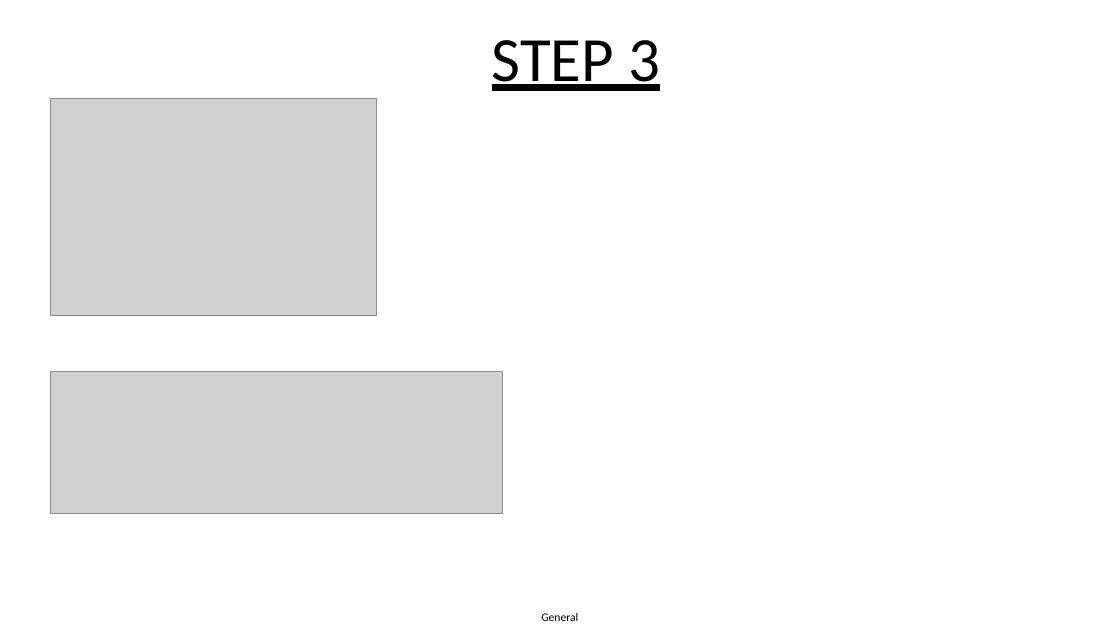
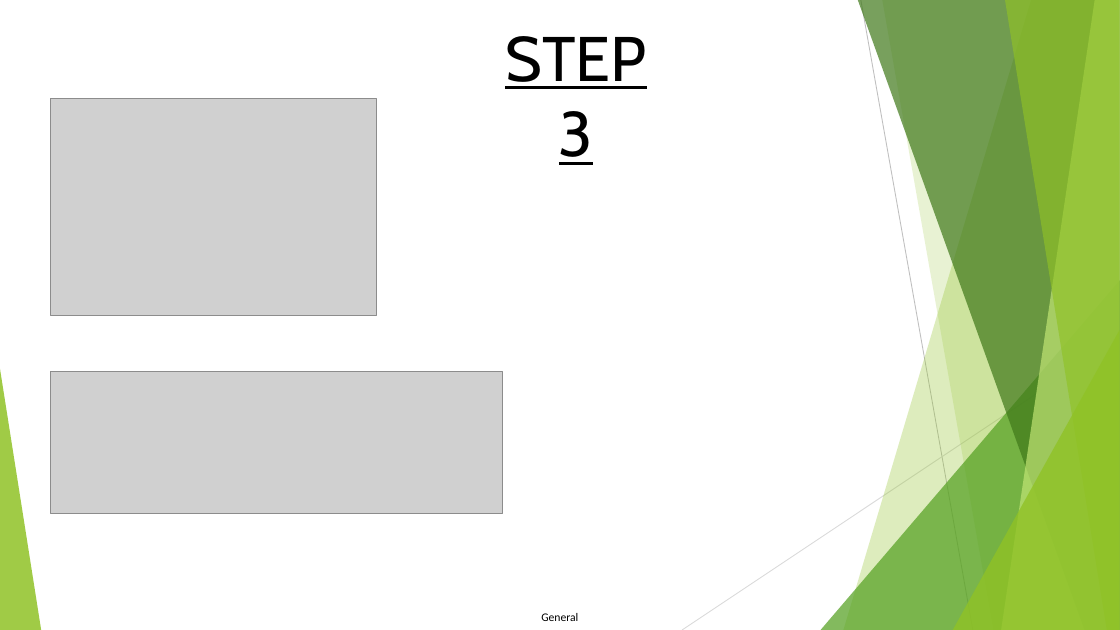
Before and after one commit to Tunir10Chaudhuri/Case_Study_Group_4, a slide deck: slide 4 of Progress.pptx. Drawn at 1120x630 pixels with LibreOffice and Linux fonts; fonts in the diff are those of the drawing; grey boxes stand for pictures. Boxes give left, top, right and bottom in pixels: in the first picture for what was removed or moved away, otherwise in the second. Text is boxed around its words. In the diff, an @@ line names an element or a change of style, - is before the commit and + after.

```diff
--- a/Progress.pptx
+++ b/Progress.pptx
@@ text "STEP 3" at <box>505,36,646,165</box>: font Calibri to Cabin @@
@@ group added at <box>0,0,1120,630</box>: 5 freeform shapes, 3 triangles, 2 lines @@
```
Also in this commit, not shown: 5 other slides changed, 1 slide added, 1 slide removed.
